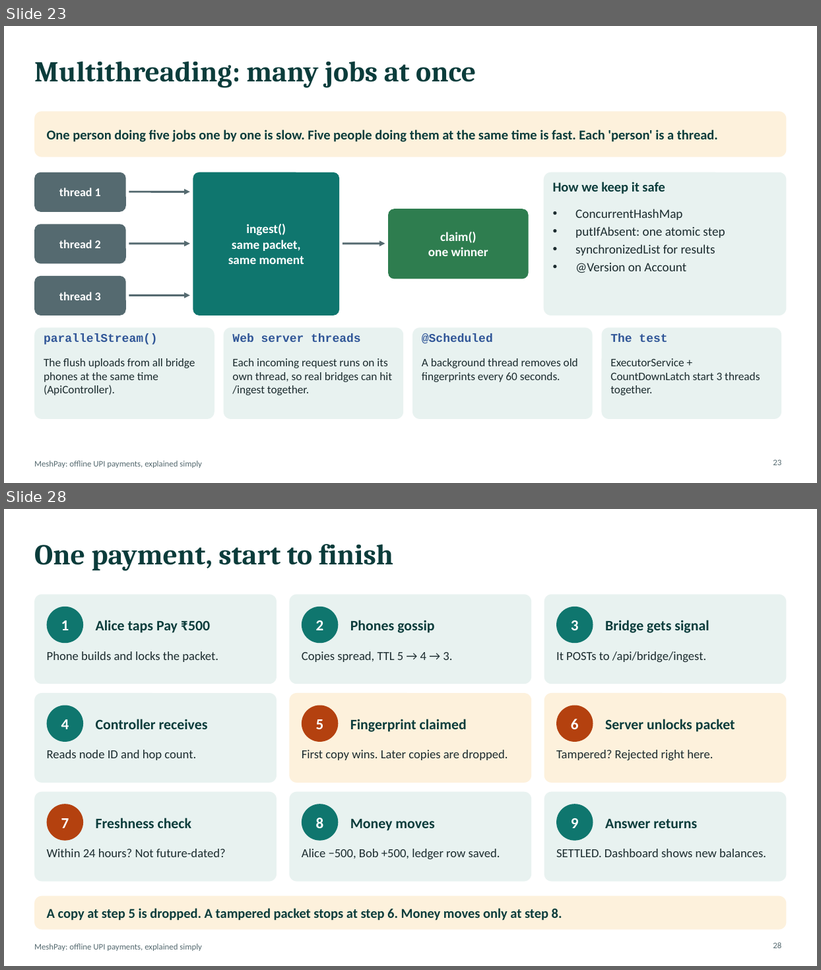
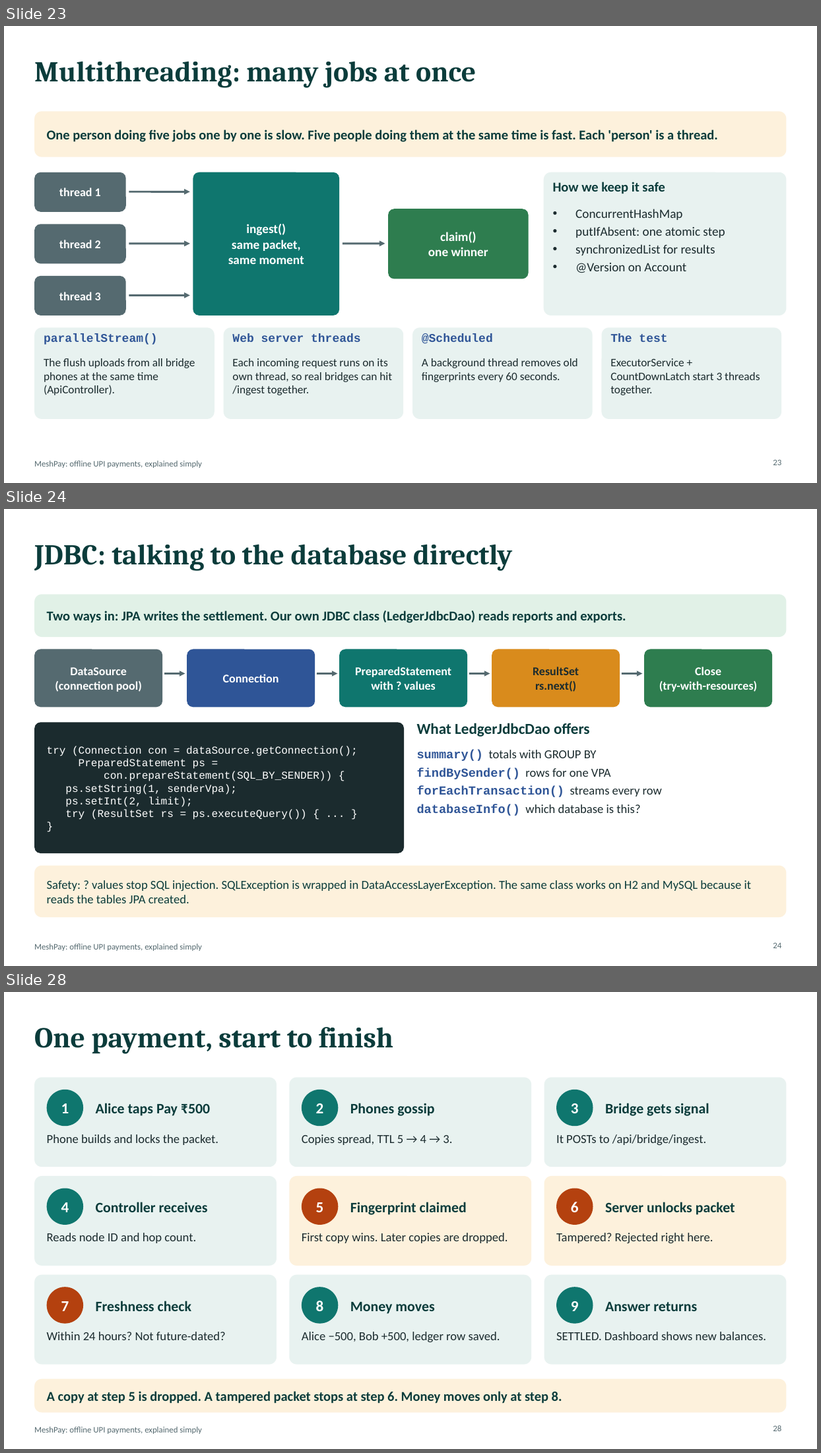
Before and after one commit to shaswatnaman/upi-offline-mesh, a slide deck: docs/MeshPay_Presentation.pptx. Shown one above the other, each under a label of ours: slides 23 and 28 before the commit, slides 23, 24 and 28 after it; the slides between them are not shown. The pictures are 821x970 and 821x1453 pixels, drawn with LibreOffice and Linux fonts; fonts in the diff are those of the drawing. Boxes give left, top, right and bottom in pixels: in the first picture for what was removed or moved away, otherwise in the second. Text is boxed around its words. In the diff, an @@ line names an element or a change of style, - is before the commit and + after.

```diff
--- a/docs/MeshPay_Presentation.pptx
+++ b/docs/MeshPay_Presentation.pptx
@@ slide 24 added at (x1=4, y1=509, x2=817, y2=966), background #FFFFFF; not listed: 1 template element that a slide beside it also shows @@
@@ title added at (x1=34, y1=544, x2=512, y2=571), 34 pt, text #0B3C3B, bold @@
+JDBC: talking to the database directly
@@ rounded rectangle added at (x1=34, y1=594, x2=787, y2=637), fill #E1F1E7 @@
@@ text added at (x1=47, y1=611, x2=626, y2=623), 16 pt, text #0B3C3B, bold @@
+Two ways in: JPA writes the settlement. Our own JDBC class (LedgerJdbcDao) reads reports and exports.
@@ rounded rectangle added at (x1=34, y1=650, x2=162, y2=707), fill #556A70 @@
@@ rounded rectangle added at (x1=187, y1=650, x2=315, y2=707), fill #2F5597 @@
@@ rounded rectangle added at (x1=339, y1=650, x2=467, y2=707), fill #0F766E @@
@@ text added at (x1=355, y1=667, x2=451, y2=690), 14 pt, text #FFFFFF, bold @@
+PreparedStatement
+with ? values
@@ rounded rectangle added at (x1=492, y1=650, x2=620, y2=707), fill #D98B1C @@
@@ text added at (x1=533, y1=667, x2=579, y2=692), 14 pt, text #1B2B2E, bold @@
+ResultSet
+rs.next()
@@ rounded rectangle added at (x1=644, y1=650, x2=773, y2=707), fill #2E7D4F @@
@@ text added at (x1=659, y1=667, x2=757, y2=692), 14 pt, text #FFFFFF, bold @@
+Close
+(try-with-resources)
@@ text added at (x1=55, y1=667, x2=142, y2=692), 14 pt, text #FFFFFF, bold @@
+DataSource
+(connection pool)
@@ arrow added from (164, 674) to (185, 674), #556A70 2.25 pt @@
@@ text added at (x1=223, y1=674, x2=279, y2=683), 14 pt, text #FFFFFF, bold @@
+Connection
@@ arrow added from (317, 674) to (338, 674), #556A70 2.25 pt @@
@@ arrow added from (469, 674) to (490, 674), #556A70 2.25 pt @@
@@ arrow added from (622, 674) to (643, 674), #556A70 2.25 pt @@
@@ rounded rectangle added at (x1=34, y1=722, x2=404, y2=854), fill #1B2B2E @@
@@ text added at (x1=417, y1=723, x2=590, y2=737), 18 pt, text #0B3C3B, bold @@
+What LedgerJdbcDao offers
@@ text added at (x1=47, y1=746, x2=358, y2=820), 12.5 pt, text #FFFFFF @@
+try (Connection con = dataSource.getConnection();
+PreparedStatement ps =
+con.prepareStatement(SQL_BY_SENDER)) {
+ps.setString(1, senderVpa);
+ps.setInt(2, limit);
+try (ResultSet rs = ps.executeQuery()) { ... }
+}
@@ text added at (x1=417, y1=750, x2=662, y2=816), 14.5 pt, text #1B2B2E @@
+summary() totals with GROUP BY
+findBySender() rows for one VPA
+forEachTransaction() streams every row
+databaseInfo() which database is this?
@@ rounded rectangle added at (x1=34, y1=866, x2=787, y2=918), fill #FDF1DC @@
@@ text added at (x1=47, y1=881, x2=752, y2=904), 14.5 pt, text #0B3C3B @@
+Safety: ? values stop SQL injection. SQLException is wrapped in DataAccessLayerException. The same class works on H2 and MySQL because it reads the tables JPA created.
@@ page number added at (x1=773, y1=943, x2=781, y2=949), 10 pt, text #556A70 @@
+24
```
Also in this commit, not shown: 9 slides changed, 2 other slides added, 3 slides removed, 1 other file.
